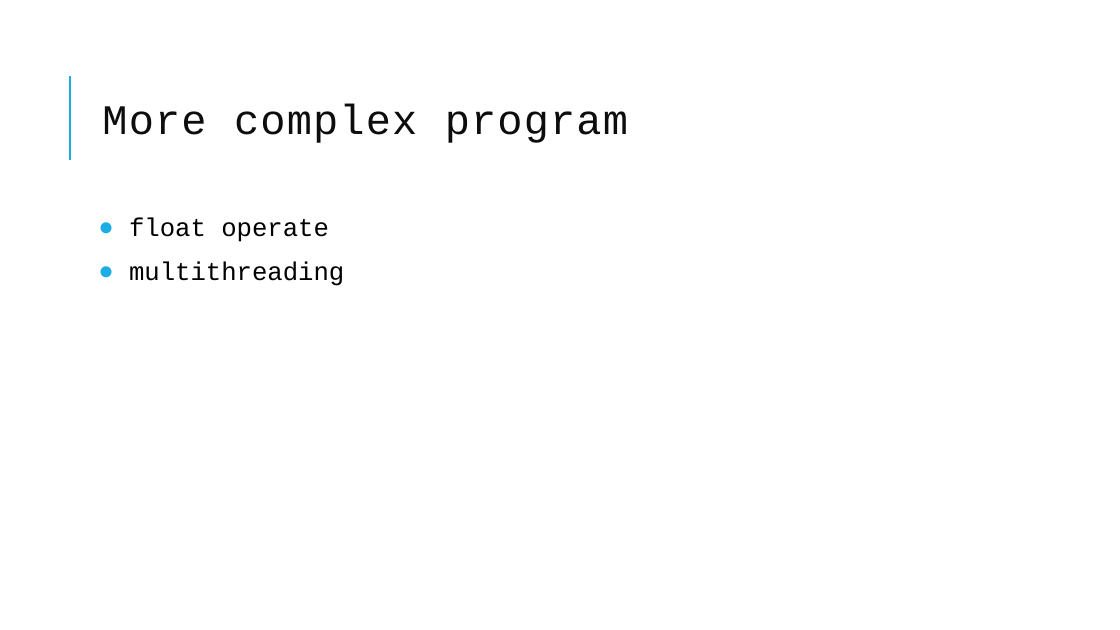
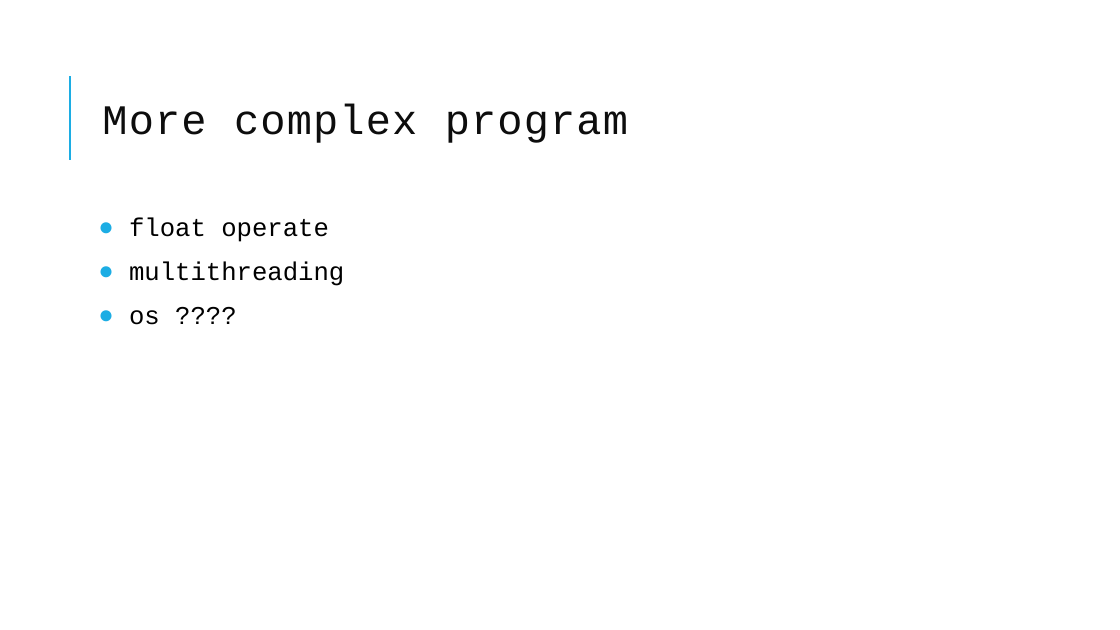
Before and after one commit to cla7aye15I4nd/trivial-riscv-cpu, a slide deck: slide 13 of doc/report/report.pptx (slide 12 before the commit). Drawn at 1120x630 pixels with LibreOffice and Linux fonts; fonts in the diff are those of the drawing. Boxes give left, top, right and bottom in pixels: in the first picture for what was removed or moved away, otherwise in the second. Text is boxed around its words. In the diff, an @@ line names an element or a change of style, - is before the commit and + after.

```diff
--- a/doc/report/report.pptx
+++ b/doc/report/report.pptx
@@ text at <box>129,310,160,325</box>: paragraph added @@
+● os ????
```
Also in this commit, not shown: 2 slides added, 2 other files.
